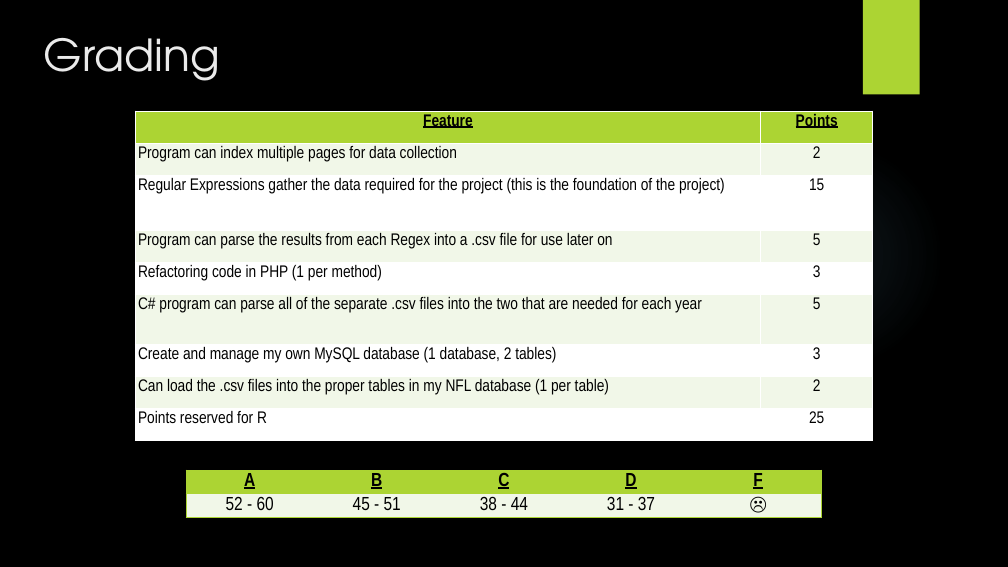
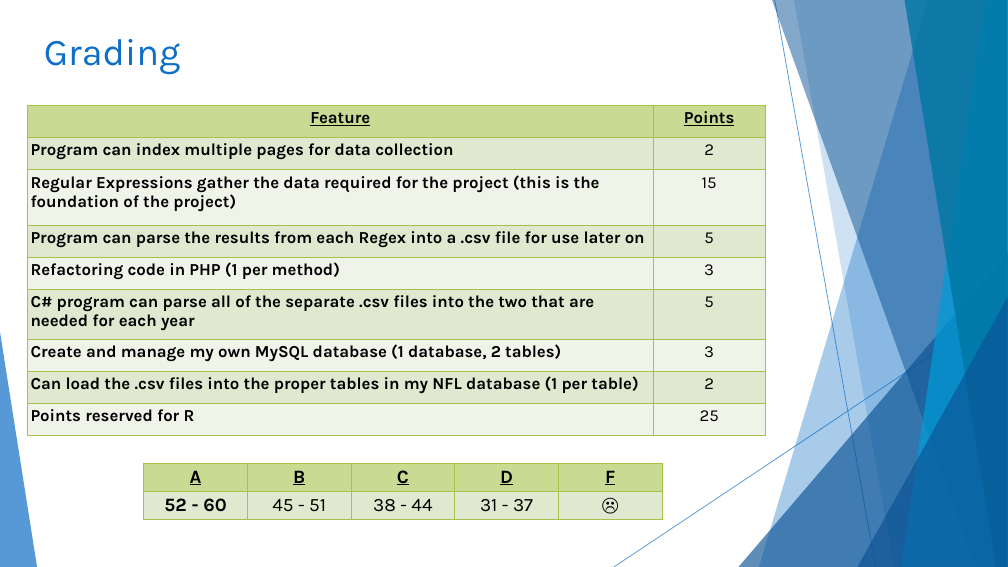
Before and after one commit to codyhock/Senior-Project, a slide deck: slide 29 of CHOCKfinal.pptx. Drawn at 1008x567 pixels with LibreOffice and Linux fonts; fonts in the diff are those of the drawing; background and template pictures are left out. Boxes give left, top, right and bottom in pixels: in the first picture for what was removed or moved away, otherwise in the second. Text is boxed around its words. In the diff, an @@ line names an element or a change of style, - is before the commit and + after.

```diff
--- a/CHOCKfinal.pptx
+++ b/CHOCKfinal.pptx
@@ background picture (left out) to #FFFFFF @@
@@ title "Grading" at [44,39,180,74]: size 42 to 36 pt, font TeX Gyre Adventor to Karla, text colour #EBEBEB to #0F6FC6 @@
@@ rectangle removed at [863,0,920,95] @@
@@ table at [28,106,765,436] @@
@@ fill #ACD433 to #C9DA92 in row 1 @@
@@ fill #F1F7E8 to #E1E9D0 in 8 cells @@
@@ fill #FFFFFF to #F0F4E9 in 8 cells @@
@@ font Arial Narrow to Karla, bold on @@
@@ borders changed @@
@@ table: place and size @@
-table at [135,111,873,442]
+table at [28,106,765,436]
@@ ellipse removed at [712,138,944,371] @@
@@ group added at [0,0,1008,567]: 5 freeform shapes, 3 triangles, 2 lines @@
@@ table at [144,464,662,520] @@
@@ fill #ACD433 to #C9DA92 in row 1 @@
@@ fill #F1F7E8 to #E1E9D0 in row 2 @@
@@ font Arial Narrow to Karla @@
@@ bold on in "52 - 60" @@
@@ borders changed @@
@@ table: place and size @@
-table at [186,470,821,527]
+table at [144,464,662,520]
```
Also in this commit, not shown: 26 other slides changed, 3 slides added, 3 slides removed.
